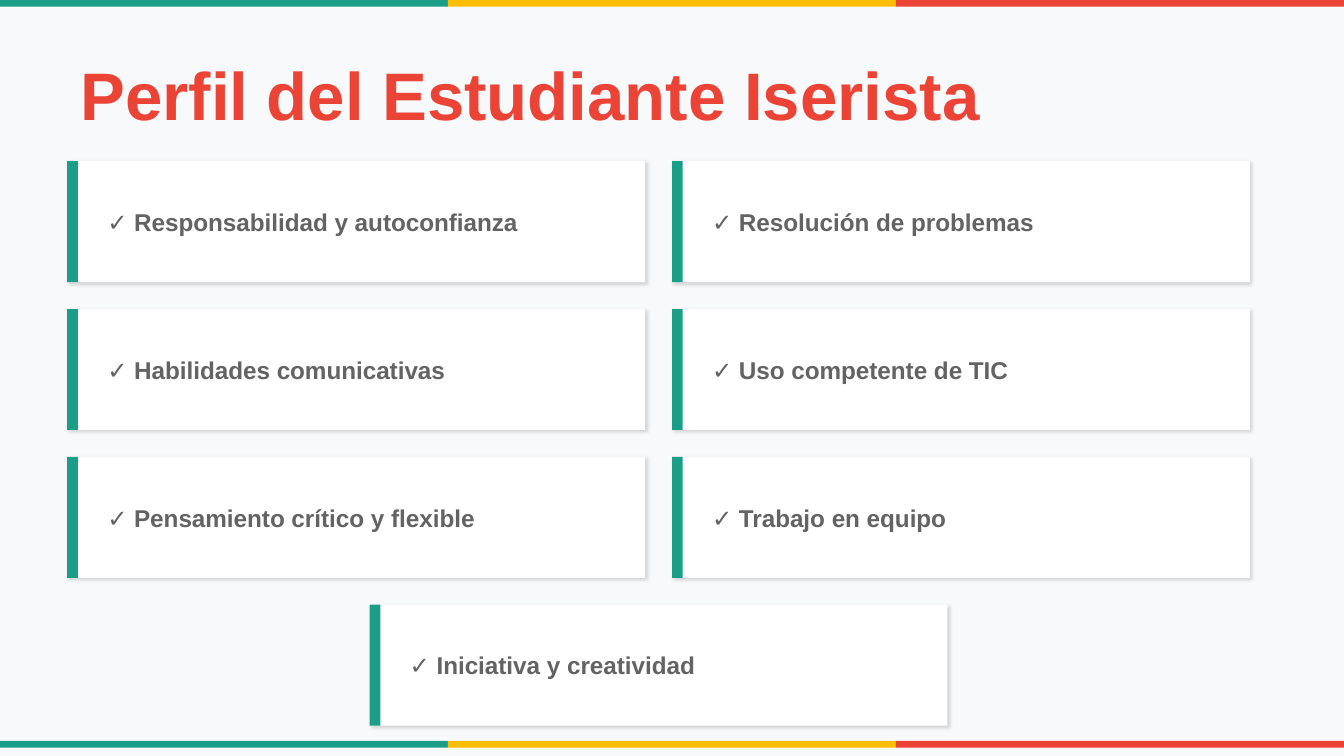
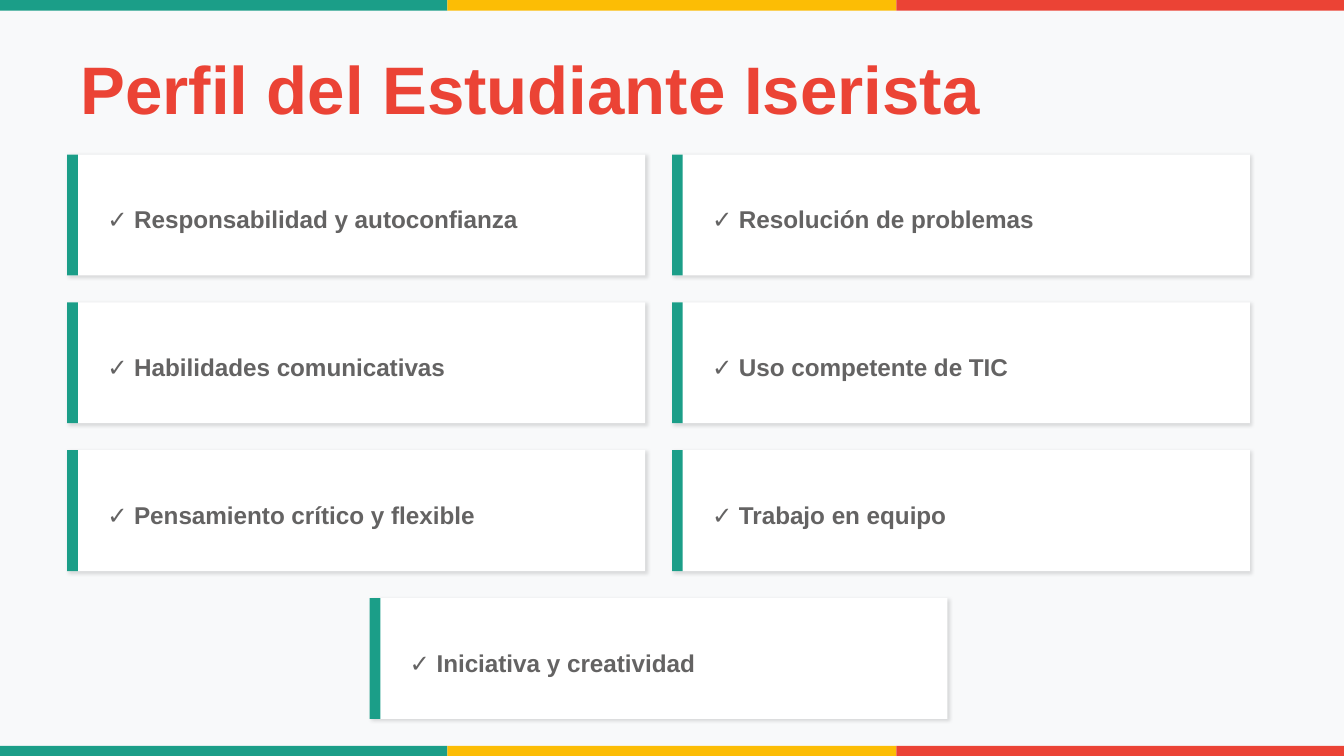
Before and after one commit to alonsoarias/ISER-PEI, a slide deck: slide 31 of PEI-UniRural-Presentacion.pptx. Drawn at 1344x756 pixels with LibreOffice and Linux fonts; fonts in the diff are those of the drawing. Boxes give left, top, right and bottom in pixels: in the first picture for what was removed or moved away, otherwise in the second. Text is boxed around its words. In the diff, an @@ line names an element or a change of style, - is before the commit and + after.

```diff
--- a/PEI-UniRural-Presentacion.pptx
+++ b/PEI-UniRural-Presentacion.pptx
@@ rectangle removed at (x1=0, y1=0, x2=448, y2=7) @@
@@ rectangle added at (x1=0, y1=0, x2=448, y2=11), fill #1B9E88 @@
@@ rectangle resized from (x1=67, y1=161, x2=645, y2=282) to (x1=448, y1=0, x2=896, y2=11) @@
@@ rectangle at (x1=448, y1=0, x2=896, y2=11): fill #FFFFFF to #FCBD05; shadow off @@
@@ rectangle removed at (x1=448, y1=0, x2=895, y2=7) @@
@@ rectangle removed at (x1=896, y1=0, x2=1344, y2=7) @@
@@ rectangle added at (x1=896, y1=0, x2=1344, y2=11), fill #EB4335 @@
@@ text "Perfil del Estudiante Iserista" moved from (x1=80, y1=71, x2=979, y2=121) to (x1=80, y1=65, x2=979, y2=115) @@
@@ 8 rectangles moved together from (x1=67, y1=309, x2=1250, y2=578) to (x1=67, y1=155, x2=1250, y2=423) @@
@@ shadow changed in 5 elements at (x1=67, y1=155, x2=645, y2=276), (x1=672, y1=155, x2=1250, y2=276), (x1=67, y1=302, x2=645, y2=423), (x1=672, y1=302, x2=1250, y2=423), (x1=67, y1=450, x2=645, y2=571) @@
@@ rectangle moved from (x1=370, y1=605, x2=948, y2=726) to (x1=67, y1=450, x2=645, y2=571) @@
@@ rectangle moved from (x1=370, y1=605, x2=380, y2=726) to (x1=67, y1=450, x2=78, y2=571) @@
@@ rectangle moved from (x1=672, y1=161, x2=683, y2=282) to (x1=672, y1=450, x2=683, y2=571) @@
@@ rectangle added at (x1=672, y1=450, x2=1250, y2=571), fill #FFFFFF @@
@@ rectangle moved from (x1=67, y1=161, x2=78, y2=282) to (x1=370, y1=598, x2=380, y2=719) @@
@@ rectangle added at (x1=370, y1=598, x2=948, y2=719), fill #FFFFFF @@
@@ rectangle removed at (x1=0, y1=741, x2=448, y2=747) @@
@@ rectangle added at (x1=0, y1=746, x2=448, y2=756), fill #1B9E88 @@
@@ rectangle at (x1=448, y1=746, x2=896, y2=756): fill #FFFFFF to #FCBD05; shadow off @@
@@ rectangle resized from (x1=672, y1=161, x2=1250, y2=282) to (x1=448, y1=746, x2=896, y2=756) @@
@@ rectangle removed at (x1=448, y1=741, x2=895, y2=747) @@
@@ rectangle removed at (x1=896, y1=741, x2=1344, y2=747) @@
@@ rectangle added at (x1=896, y1=746, x2=1344, y2=756), fill #EB4335 @@
```
Also in this commit, not shown: 38 other slides changed, 1 other file.
